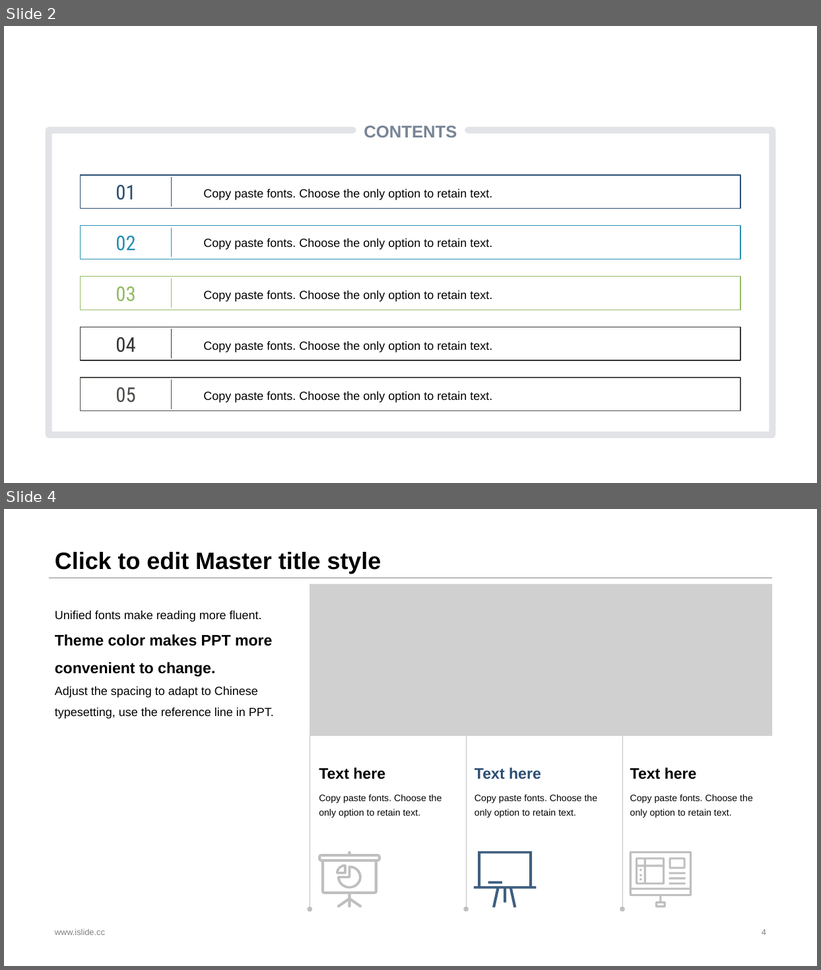
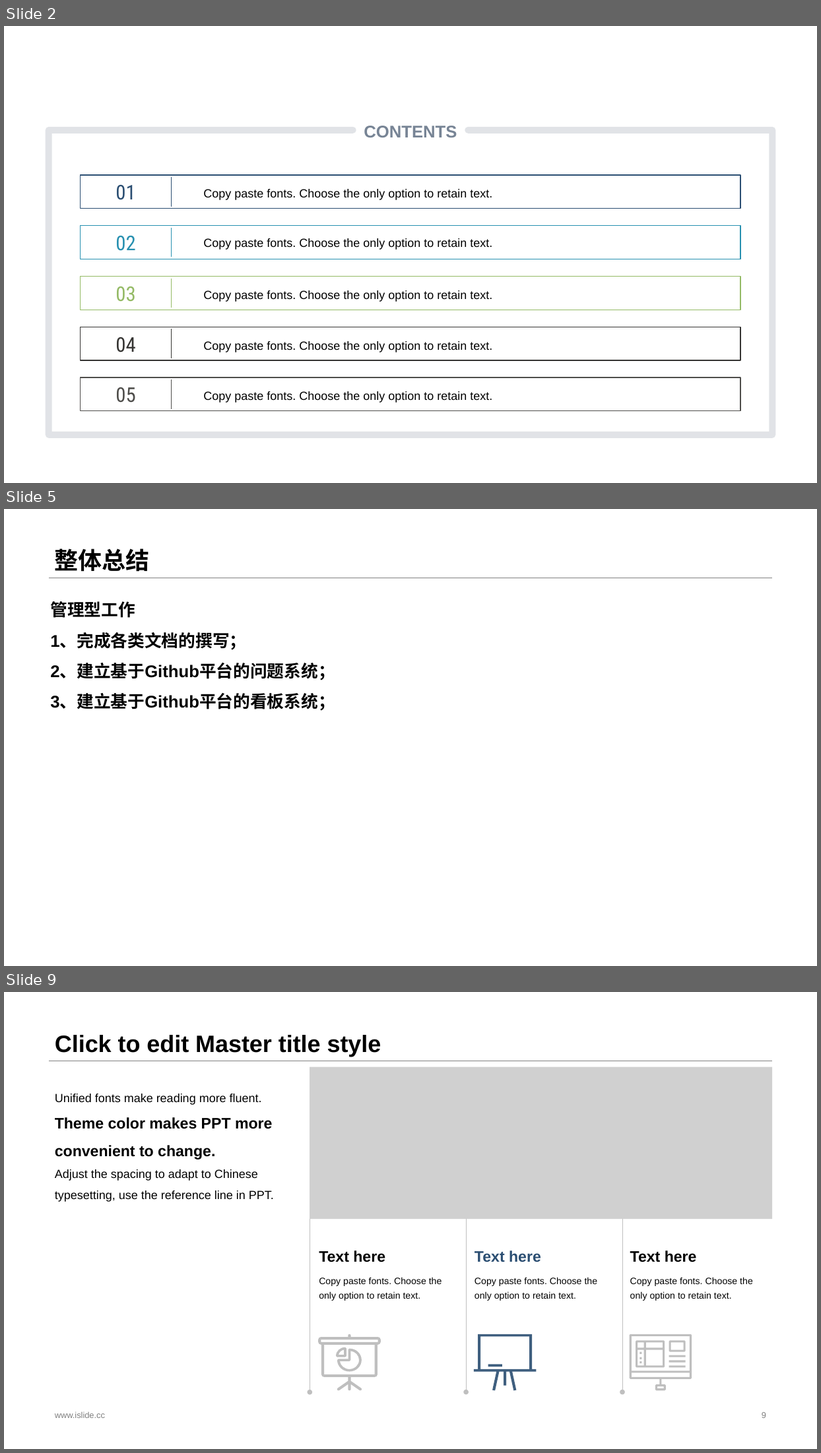
Before and after one commit to sebuaa2019/Team108, a slide deck: 申优答辩工作/申优答辩/Team108-申优答辩.pptx. Shown one above the other, each under a label of ours: slides 2 and 4 before the commit, slides 2, 5 and 9 after it; the slides between them are not shown. The pictures are 821x970 and 821x1453 pixels, drawn with LibreOffice and Linux fonts; fonts in the diff are those of the drawing; grey boxes stand for pictures. Boxes give left, top, right and bottom in pixels: in the first picture for what was removed or moved away, otherwise in the second. Text is boxed around its words. In the diff, an @@ line names an element or a change of style, - is before the commit and + after.

```diff
--- a/申优答辩工作/申优答辩/Team108-申优答辩.pptx
+++ b/申优答辩工作/申优答辩/Team108-申优答辩.pptx
@@ slide 5 added at [4,509,817,966], background #FFFFFF; not listed: 1 template element that a slide beside it also shows @@
@@ title added at [55,549,150,572], 28 pt, text #000000, bold @@
+整体总结
@@ text added at [50,601,335,711], 20 pt, text #000000, bold @@
+管理型工作
+1、完成各类文档的撰写；
+2、建立基于Github平台的问题系统；
+3、建立基于Github平台的看板系统；
@@ what was slide 4 is now slide 9 @@
@@ page number at [762,1412,766,1418]: text changed @@
-4
+9
```
Also in this commit, not shown: 1 slide changed, 4 other slides added.
